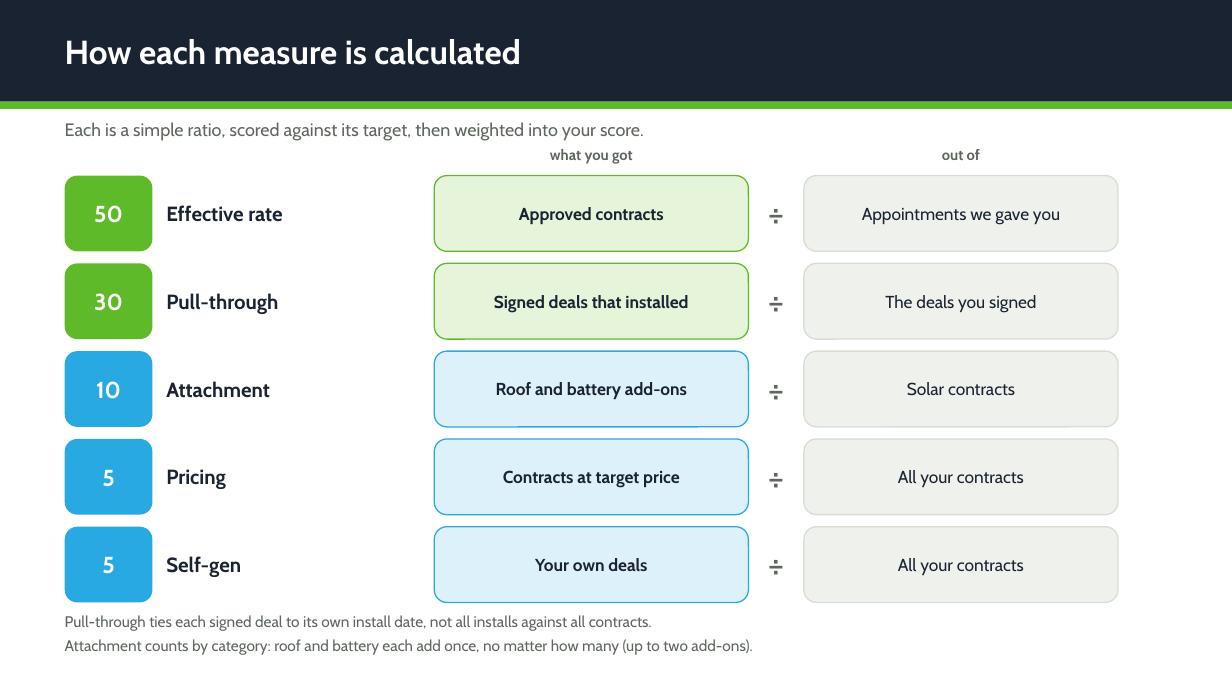
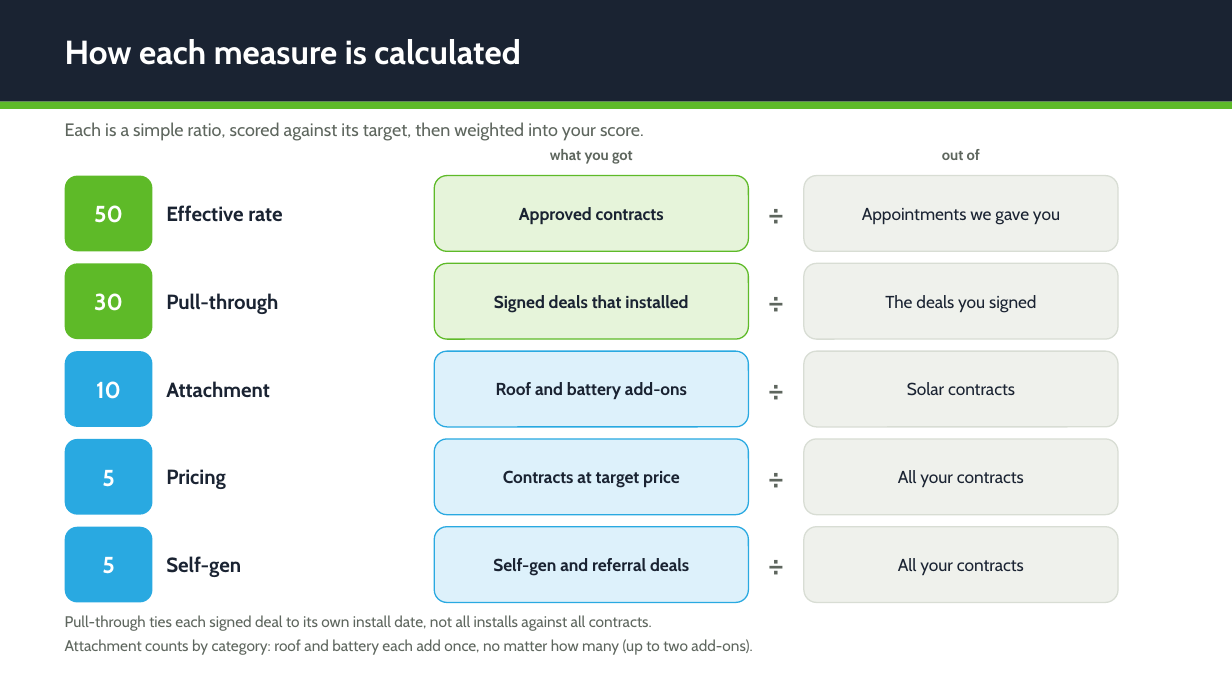
Before and after one commit to dpenn1000/SalesResourcePage, a slide deck: slide 6 of management/viper-ranking-overview.pptx. Drawn at 1232x693 pixels with LibreOffice and Linux fonts; fonts in the diff are those of the drawing. Boxes give left, top, right and bottom in pixels: in the first picture for what was removed or moved away, otherwise in the second. Text is boxed around its words. In the diff, an @@ line names an element or a change of style, - is before the commit and + after.

```diff
--- a/management/viper-ranking-overview.pptx
+++ b/management/viper-ranking-overview.pptx
@@ text at [493, 558, 689, 576]: text changed @@
-Your own deals
+Self-gen and referral deals
```
Also in this commit, not shown: 4 other slides changed, 1 slide removed, 1 other file.
